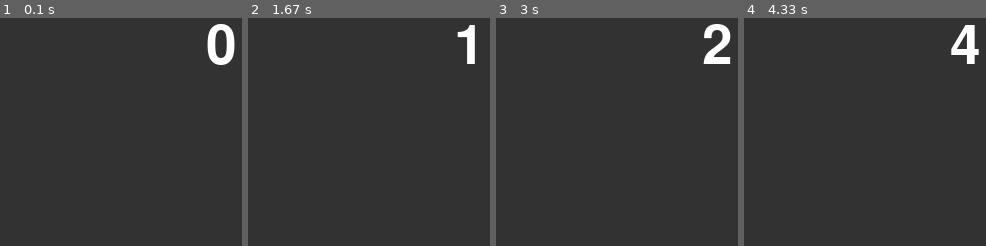
Above: before the commit, frames 1-4 (left to right).
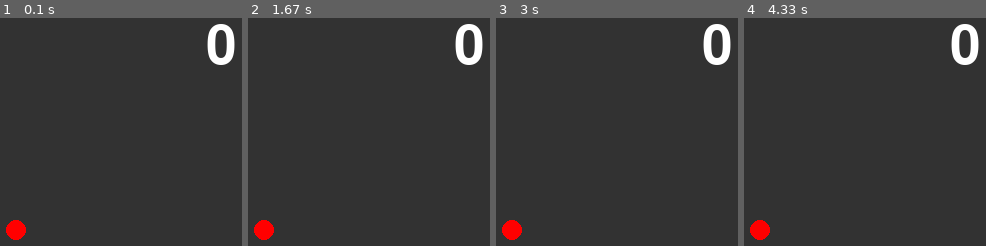
Above: after the commit, the same moments.

Repository: c0b231568f/ProjExD_1
Game: pygame game, started from pygame_system.py
The game is run twice, just before and just after one commit, with the same random seed, the same clock (stepped at 60 frames per second) and the same inputs.
Inputs:
- Up to frame 1 (0.1 s): no input
- Up to frame 2 (1.67 s): no input
- Up to frame 3 (3 s): no input
- Up to frame 4 (4.33 s): no input

The runs differ from the first frame. In frame 1, 0.6% of the frame differs, in the area x 2-11%, y 88-98%; in frame 2, 2.0%, in the area x 2-98%, y 2-98%; in frame 3, 1.4%; in frame 4, 1.7%.

Commit message:
フレームレート変更

Diff:
--- a/pygame_system.py
+++ b/pygame_system.py
@@ -23,10 +23,10 @@
         txt = font.render(str(tmr), True, (255, 255, 255))
         screen.fill((50, 50, 50))
         screen.blit(txt, [300, 200])
-        #screen.blit(enn, [100, 400])
+        screen.blit(enn, [100, 400])
         pg.display.update()
         tmr += 1
-        clock.tick(1)
+        clock.tick(0.1)
 
 
 if __name__ == "__main__":
